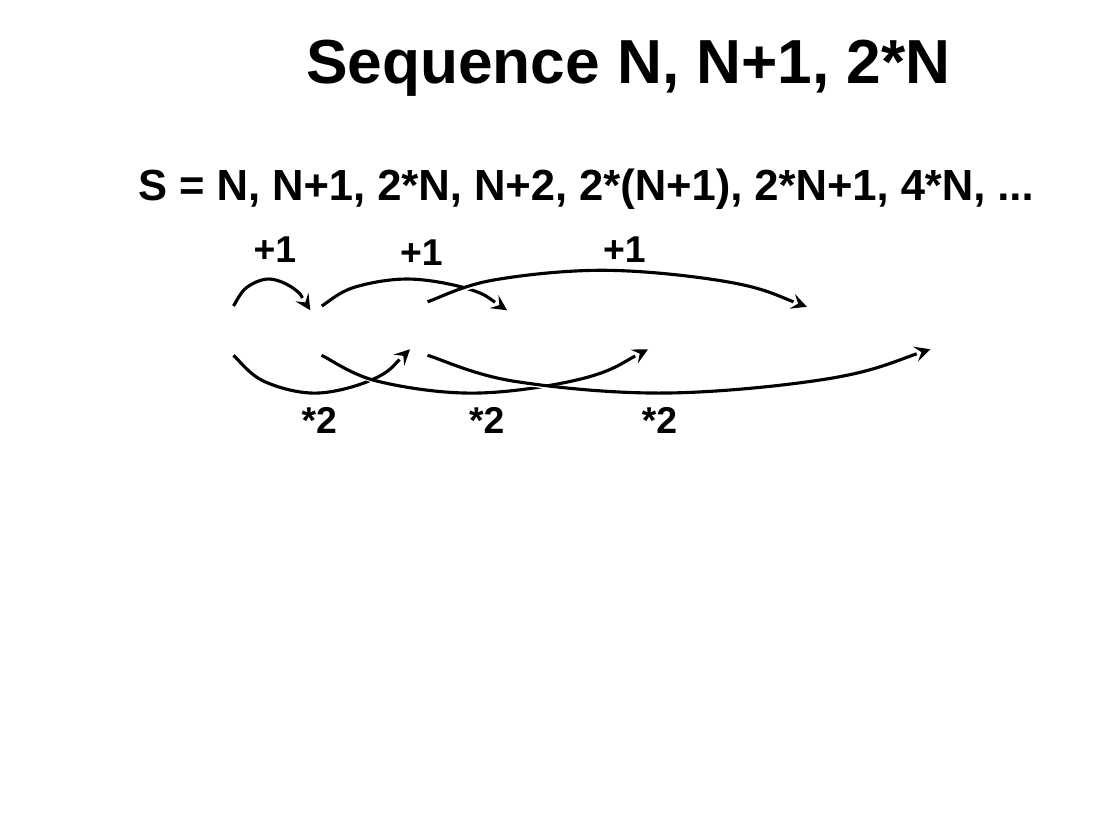
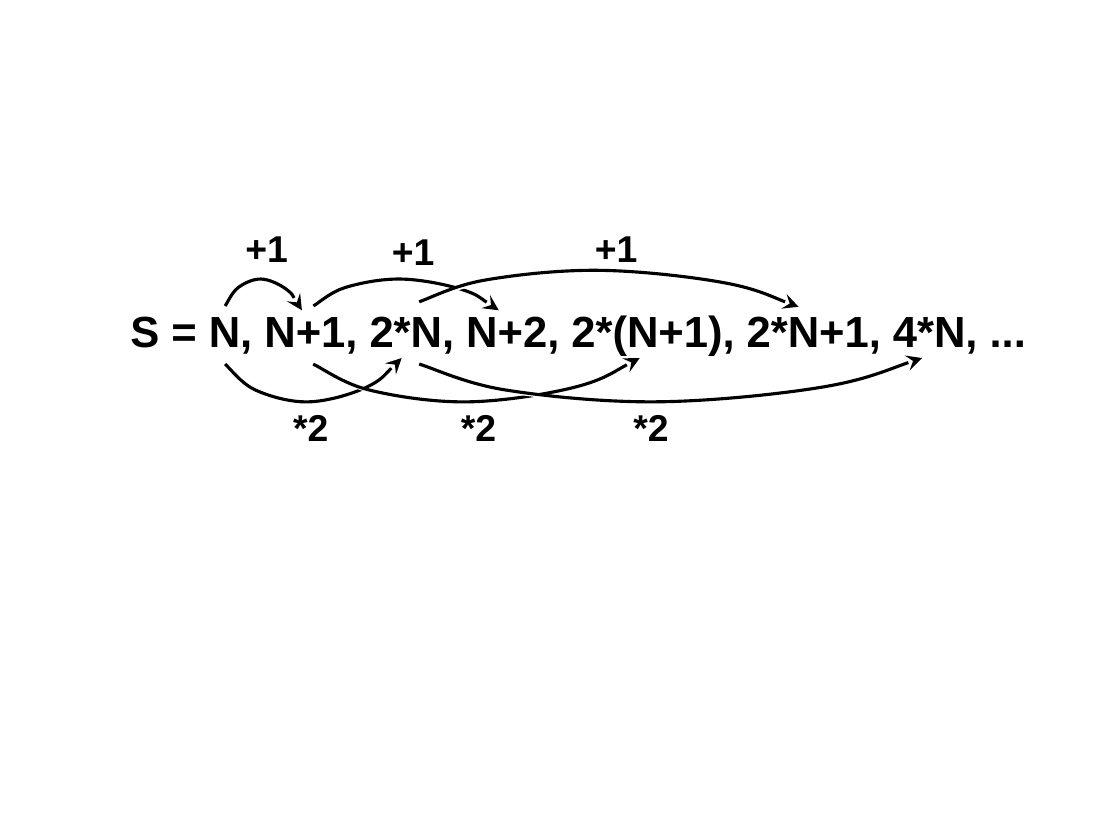
Before and after one commit to nakov/introjavabook, a slide deck: slide 6 of resources/images/Chapter-14.1-Linear-Data-Structures/Lists-Figures.ppt. Drawn at 1120x840 pixels with LibreOffice and Linux fonts; fonts in the diff are those of the drawing; background and template pictures are left out. Boxes give left, top, right and bottom in pixels: in the first picture for what was removed or moved away, otherwise in the second. Text is boxed around its words. In the diff, an @@ line names an element or a change of style, - is before the commit and + after.

Commit message:
Minor additions

```diff
--- a/resources/images/Chapter-14.1-Linear-Data-Structures/Lists-Figures.ppt
+++ b/resources/images/Chapter-14.1-Linear-Data-Structures/Lists-Figures.ppt
@@ title removed at (x1=306, y1=39, x2=951, y2=94) @@
-Sequence N, N+1, 2*N
@@ 3 texts, 2 freeform shapes moved together from (x1=234, y1=236, x2=808, y2=310) to (x1=225, y1=236, x2=799, y2=310) @@
@@ freeform shape moved from (x1=321, y1=279, x2=506, y2=310) to (x1=314, y1=279, x2=498, y2=310) @@
@@ text "S = N, N+1, 2*N, ..." moved from (x1=138, y1=168, x2=986, y2=209) to (x1=130, y1=315, x2=978, y2=356) @@
@@ text "S = N, N+1, 2*N, ..." at (x1=130, y1=315, x2=978, y2=356): list level 2 to 1 in "S = N, N+1, 2*N, ..."; line spacing 0.95 to 0.9 @@
@@ freeform shape moved from (x1=234, y1=349, x2=411, y2=393) to (x1=225, y1=358, x2=402, y2=402) @@
@@ freeform shape moved from (x1=321, y1=349, x2=647, y2=393) to (x1=314, y1=358, x2=640, y2=402) @@
@@ freeform shape moved from (x1=428, y1=349, x2=931, y2=393) to (x1=419, y1=358, x2=922, y2=402) @@
@@ 3 texts moved together from (x1=302, y1=407, x2=677, y2=433) to (x1=293, y1=415, x2=668, y2=441) @@
```
